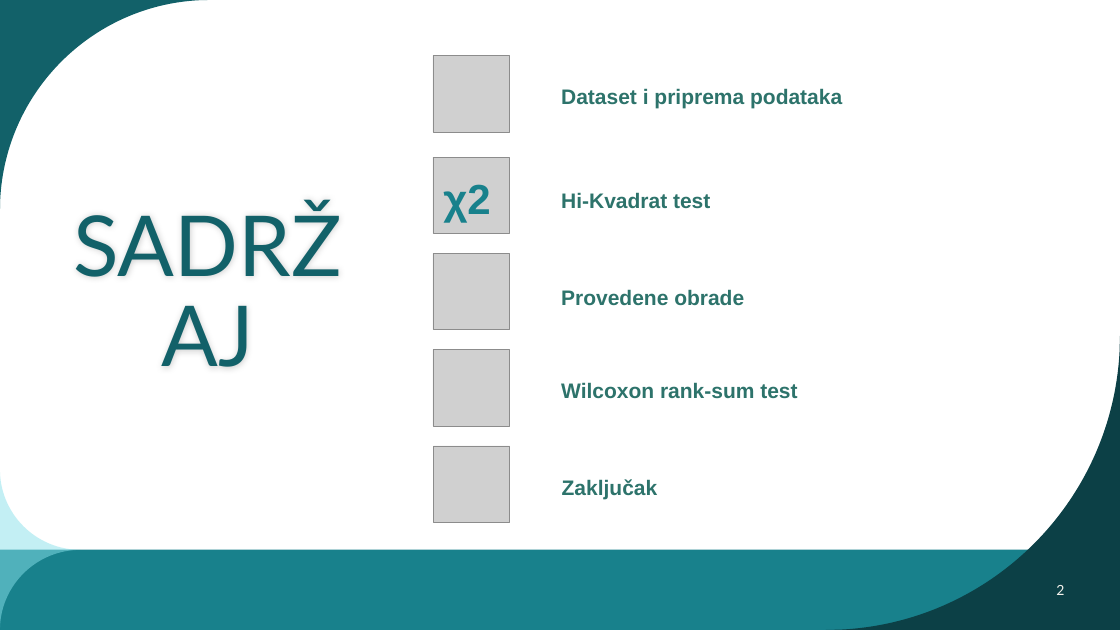
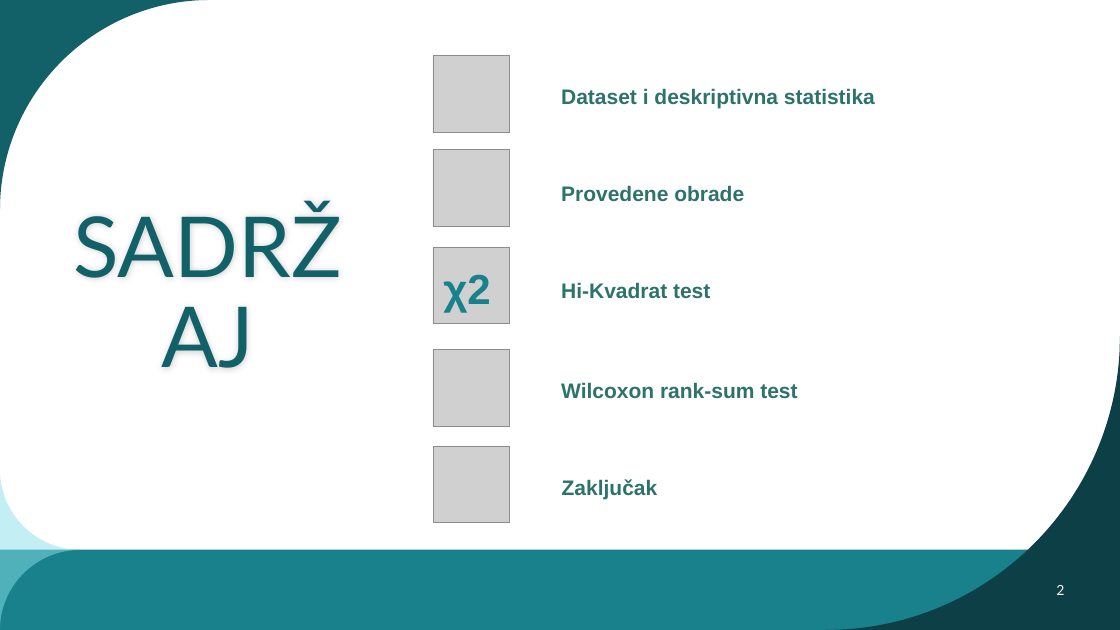
Before and after one commit to jfletcher20/diabetes-health-indicators-analysis, a slide deck: slide 2 of MULTIVARIJANTNA I DUBINSKA ANALIZA PODATAKA.pptx. Drawn at 1120x630 pixels with LibreOffice and Linux fonts; fonts in the diff are those of the drawing; grey boxes stand for pictures. Boxes give left, top, right and bottom in pixels: in the first picture for what was removed or moved away, otherwise in the second. Text is boxed around its words. In the diff, an @@ line names an element or a change of style, - is before the commit and + after.

```diff
--- a/MULTIVARIJANTNA I DUBINSKA ANALIZA PODATAKA.pptx
+++ b/MULTIVARIJANTNA I DUBINSKA ANALIZA PODATAKA.pptx
@@ text at (561,88,875,109): text changed @@
-Dataset i priprema podataka
+Dataset i deskriptivna statistika
@@ picture: place and size @@
-picture at (433,254,509,330)
+picture at (433,150,509,226)
@@ text "Provedene obrade": place and size @@
-text "Provedene obrade" at (561,289,744,305)
+text "Provedene obrade" at (561,185,744,201)
@@ 2 texts, 1 picture: place and size @@
-2 texts, 1 picture at (433,157,710,234)
+2 texts, 1 picture at (433,247,710,323)
```
Also in this commit, not shown: 11 other slides changed, 6 slides added, 1 slide removed, 3 other files.
